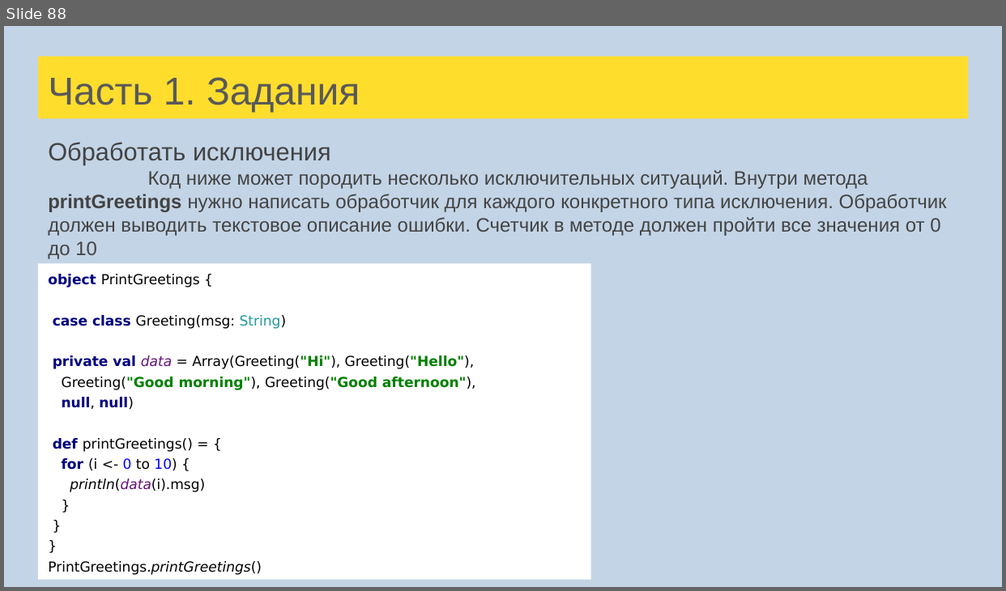
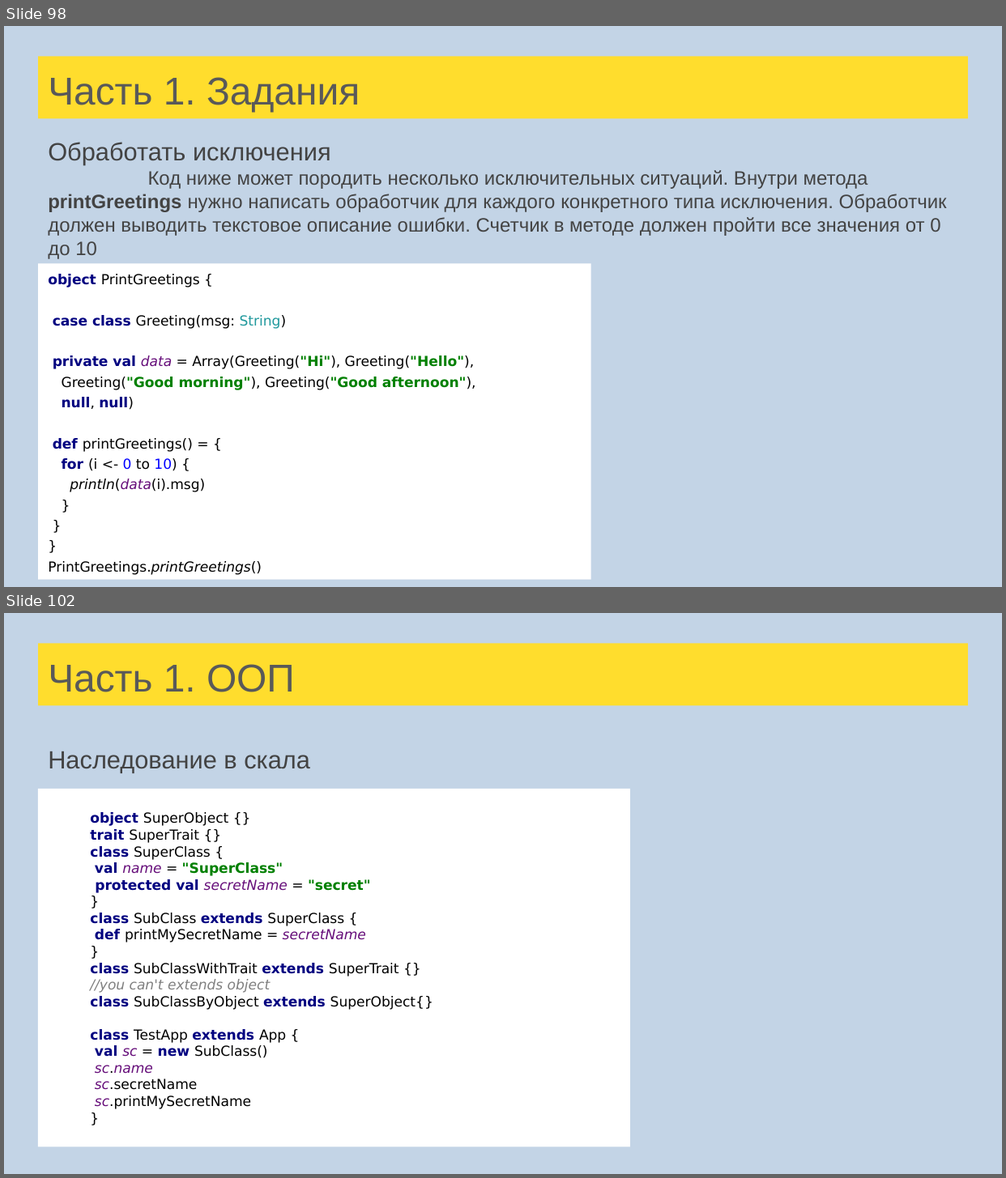
Before and after one commit to cybernetic10/Scala, a slide deck: src/main/resources/Лекции Scala для FinTech.pptx. Shown one above the other, each under a label of ours: slide 88 before the commit, slides 98 and 102 after it; the slides between them are not shown. The pictures are 1006x591 and 1006x1178 pixels, drawn with LibreOffice and Linux fonts; fonts in the diff are those of the drawing. Boxes give left, top, right and bottom in pixels: in the first picture for what was removed or moved away, otherwise in the second. Text is boxed around its words. In the diff, an @@ line names an element or a change of style, - is before the commit and + after.

```diff
--- a/src/main/resources/Лекции Scala для FinTech.pptx
+++ b/src/main/resources/Лекции Scala для FinTech.pptx
@@ slide 102 added at bbox=[4, 613, 1002, 1174], background #C3D4E6 @@
@@ title added at bbox=[38, 643, 968, 706], fill #FFDD2D, 28 pt, text #595959 @@
+Часть 1. ООП
@@ text added at bbox=[48, 752, 310, 773], 18 pt, text #434343 @@
+Наследование в скала
@@ rectangle added at bbox=[38, 789, 629, 1147], fill #FFFFFF, 10 pt, text #000000 @@
+object SuperObject {}
+trait SuperTrait {}
+class SuperClass {
+val name = "SuperClass"
+protected val secretName = "secret"
+}
+class SubClass extends SuperClass {
+def printMySecretName = secretName
+}
+class SubClassWithTrait extends SuperTrait {}
+//you can't extends object
+class SubClassByObject extends SuperObject{}
+class TestApp extends App {
+val sc = new SubClass()
+sc.name
+sc.secretName
+sc.printMySecretName
+}
@@ what was slide 88 is now slide 98 @@
```
Also in this commit, not shown: 5 slides changed, 26 other slides added, 1 slide removed, 31 other files.
